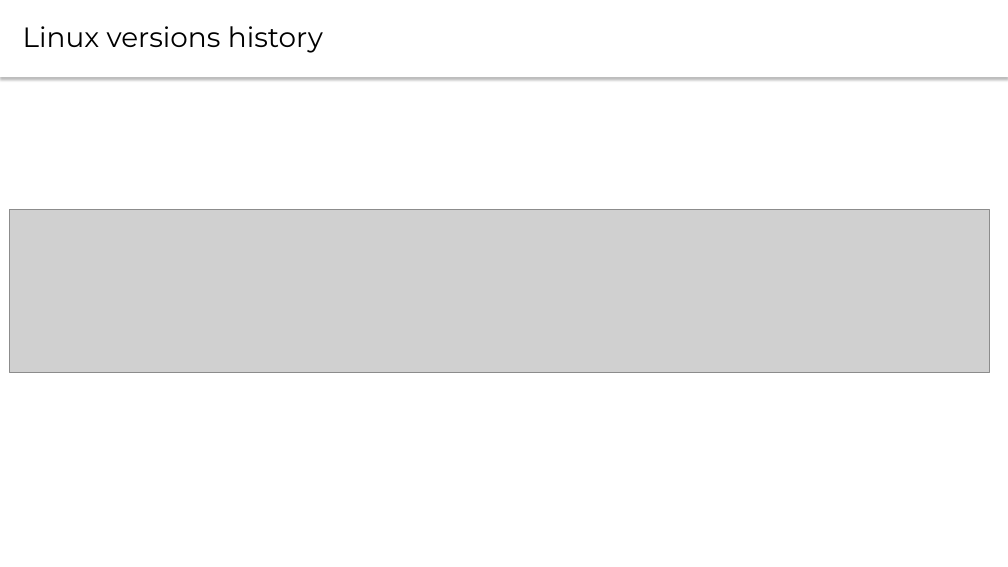
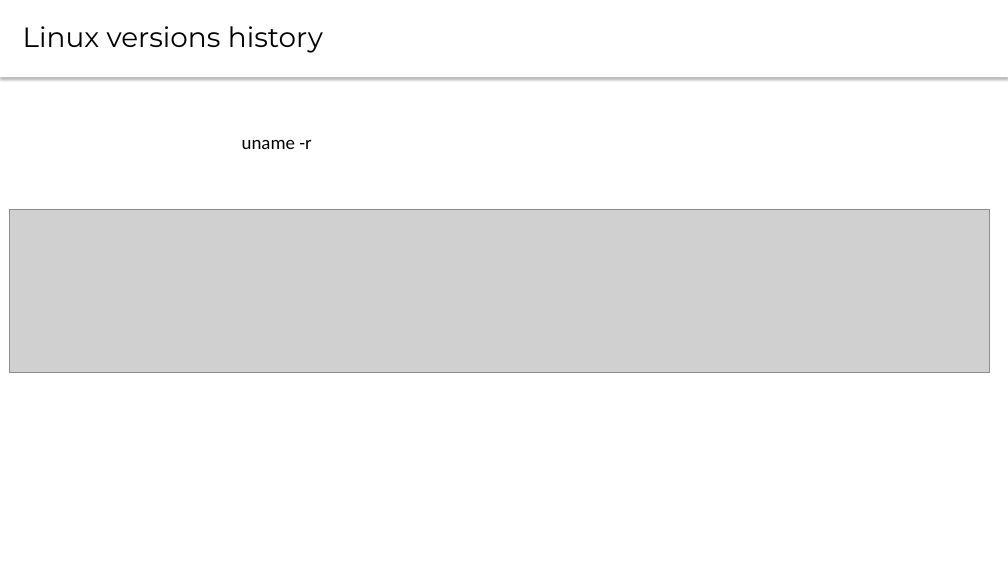
Before and after one commit to CsteerDevops1/lectures_devops2, a slide deck: slide 7 of LinuxArch/LinuxArch1.pptx. Drawn at 1008x567 pixels with LibreOffice and Linux fonts; fonts in the diff are those of the drawing; grey boxes stand for pictures. Boxes give left, top, right and bottom in pixels: in the first picture for what was removed or moved away, otherwise in the second. Text is boxed around its words. In the diff, an @@ line names an element or a change of style, - is before the commit and + after.

```diff
--- a/LinuxArch/LinuxArch1.pptx
+++ b/LinuxArch/LinuxArch1.pptx
@@ text added at [242,140,311,149], 18 pt, text #000000 @@
+uname -r
```
Also in this commit, not shown: 3 other slides changed, 2 other files.
